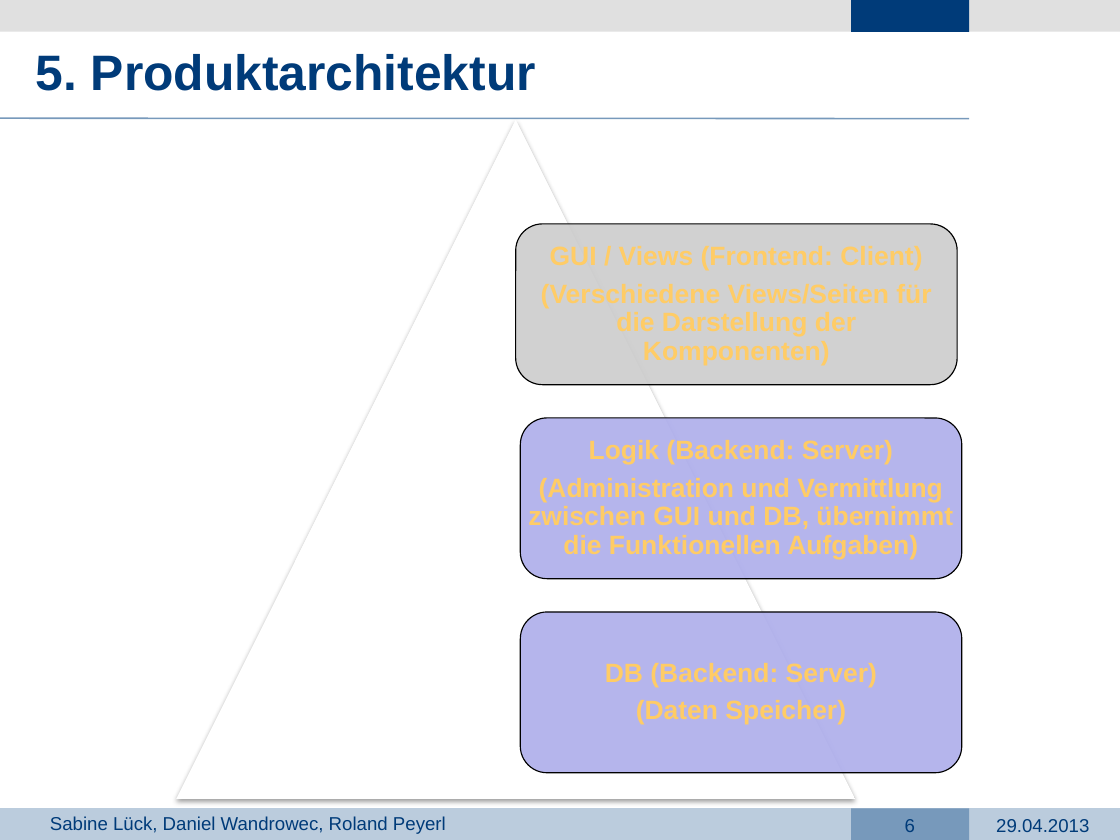
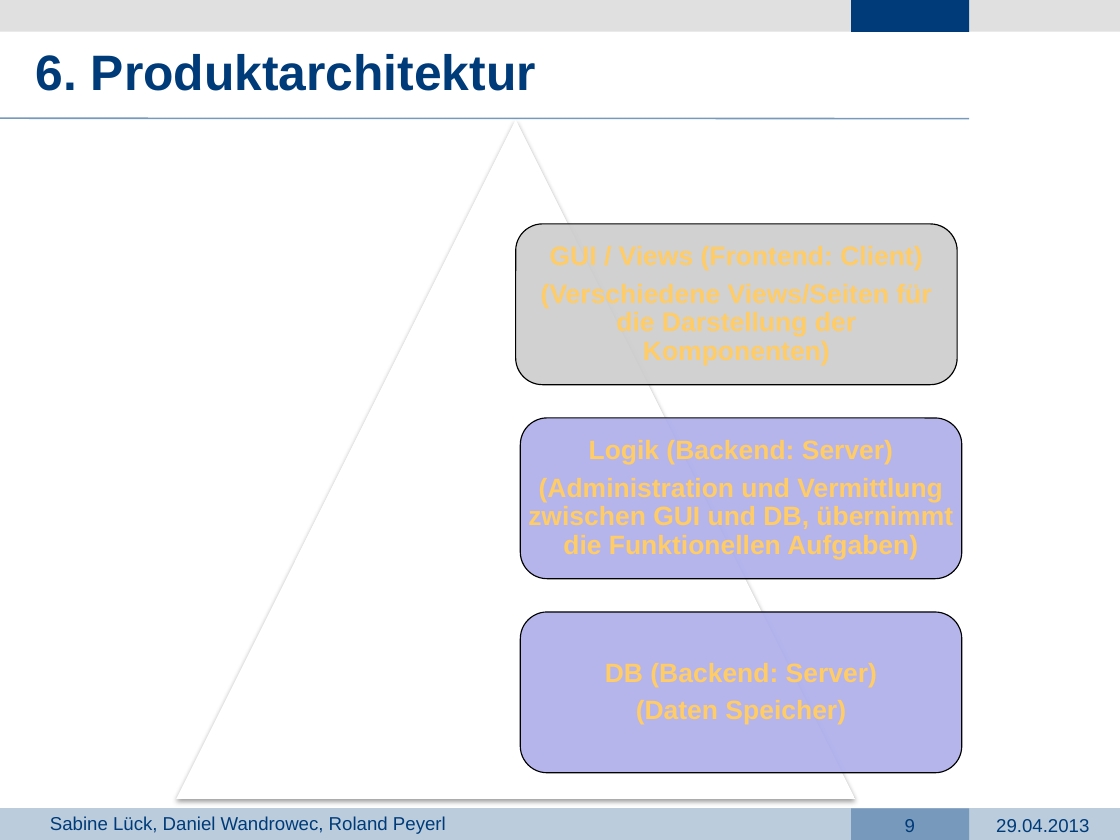
Before and after one commit to dark-saron/PRG4, a slide deck: slide 9 of Präsentation PRG4.pptx (slide 6 before the commit). Drawn at 1120x840 pixels with LibreOffice and Linux fonts; fonts in the diff are those of the drawing; background and template pictures are left out. Boxes give left, top, right and bottom in pixels: in the first picture for what was removed or moved away, otherwise in the second. Text is boxed around its words. In the diff, an @@ line names an element or a change of style, - is before the commit and + after.

```diff
--- a/Präsentation PRG4.pptx
+++ b/Präsentation PRG4.pptx
@@ title at [36, 54, 536, 91]: text changed @@
-5. Produktarchitektur
+6. Produktarchitektur
@@ page number at [905, 819, 915, 832]: text changed @@
-6
+9
```
Also in this commit, not shown: 10 other slides changed, 3 slides added, 4 other files.
